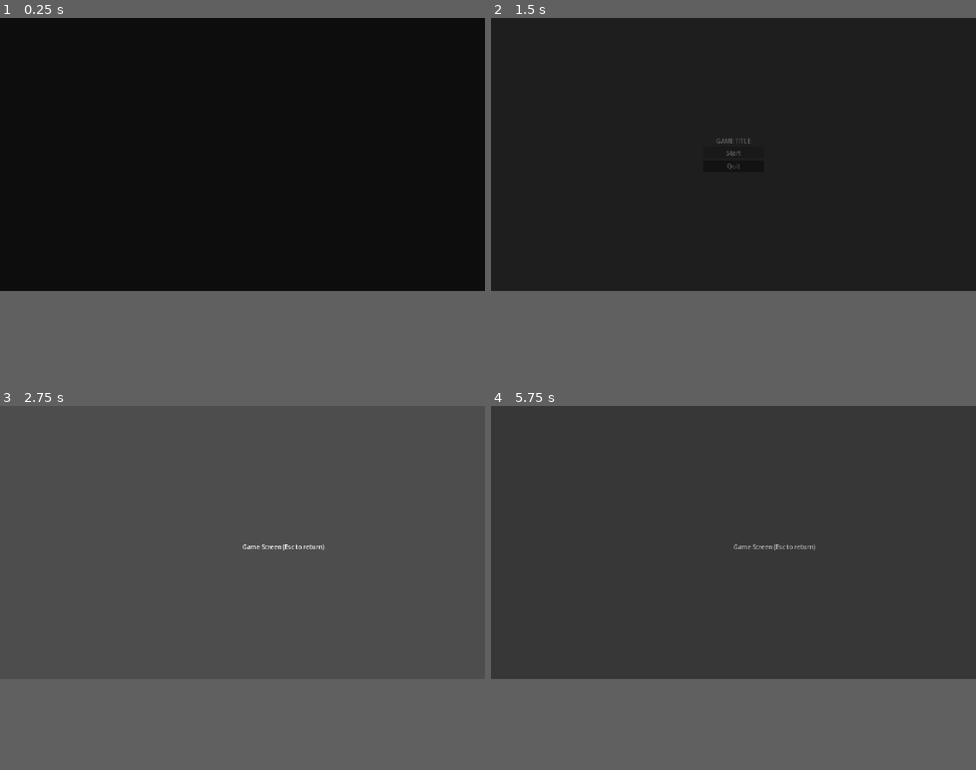
Above: before the commit, frames 1-4 (two rows, left to right).
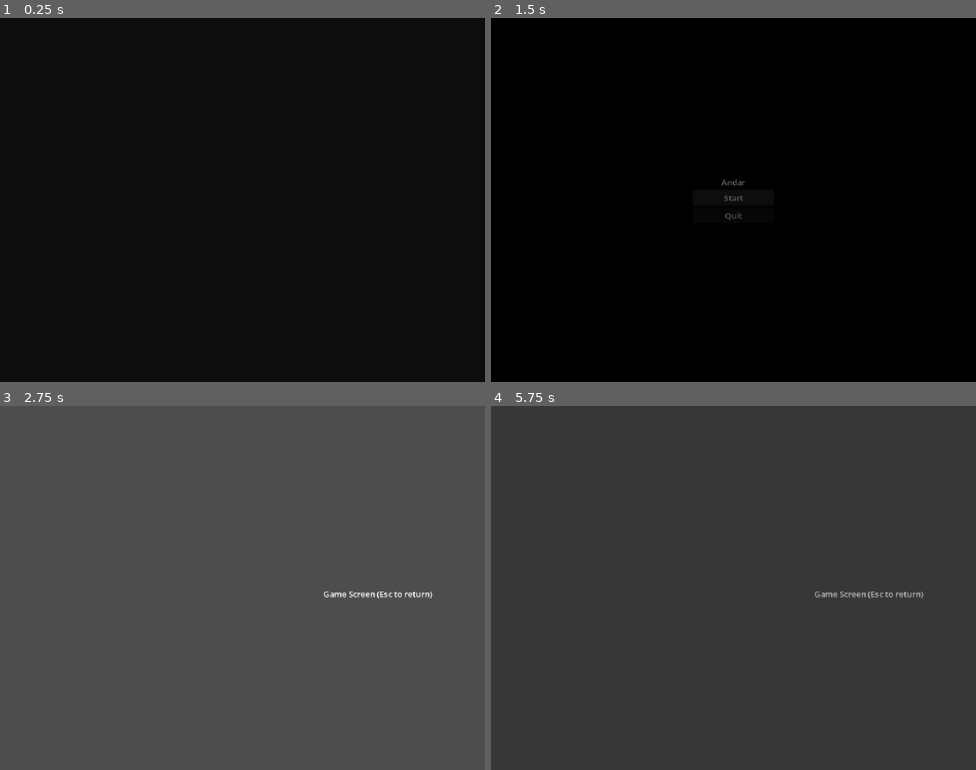
Above: after the commit, the same moments.

Repository: koichini/andar
Game: Godot game, scene res://scenes/Main.tscn
Two runs of this game, one before a commit and one after it. Both use one fixed random seed, a clock stepped at 60 frames per second and the inputs below.
Inputs:
- Up to frame 1 (0.25 s): no input
- Up to frame 2 (1.5 s): click "Start" at 0.5 s; click "Start" at 1.25 s
- Up to frame 3 (2.75 s): no input
- Up to frame 4 (5.75 s): tap Enter at 2.75, 4.25 s; tap Space at 3.5, 5 s; tap Escape (ui_cancel) at 5.65 s
In our replay, the window is 800x450 before the commit and 800x600 after it. These sizes can differ from the game's own. Grey fills any space a smaller window leaves; there, only what the larger window draws over its background counts as a difference.

The runs differ from the first frame. In frame 1, only the window size differs. In frame 2, 73% of the frame differs, in the area x 0-100%, y 0-75%; in frame 3, 0.3%; in frame 4, 0.3%.

Commit message:
fix: 初期セットアップで画面サイズや背景色の調整

Diff:
--- a/project.godot
+++ b/project.godot
@@ -17,12 +17,13 @@
 
 [autoload]
 
+Constants="*res://scripts/autoload/Constants.gd"
 SceneManager="*res://scripts/autoload/SceneManager.tscn"
 GameState="*res://scripts/autoload/GameState.gd"
 
 [display]
 
-window/size/viewport_width=1280
+window/size/viewport_width=960
 window/size/viewport_height=720
 window/stretch/mode="canvas_items"
 
--- a/scenes/Title.tscn
+++ b/scenes/Title.tscn
@@ -7,7 +7,18 @@
 anchors_preset = 15
 anchor_right = 1.0
 anchor_bottom = 1.0
+grow_horizontal = 2
+grow_vertical = 2
 script = ExtResource("1")
+
+[node name="Background" type="ColorRect" parent="." unique_id=347934456]
+layout_mode = 1
+anchors_preset = 15
+anchor_right = 1.0
+anchor_bottom = 1.0
+grow_horizontal = 2
+grow_vertical = 2
+color = Color(0, 0, 0, 1)
 
 [node name="VBoxContainer" type="VBoxContainer" parent="." unique_id=1470592243]
 layout_mode = 0
@@ -23,7 +34,7 @@
 
 [node name="Title" type="Label" parent="VBoxContainer" unique_id=1583854671]
 layout_mode = 2
-text = "GAME TITLE"
+text = "Andar"
 horizontal_alignment = 1
 
 [node name="StartButton" type="Button" parent="VBoxContainer" unique_id=702194837]
--- /dev/null
+++ b/scripts/autoload/Constants.gd
@@ -0,0 +1,14 @@
+extends Node
+
+# NOTE: SCREEN_WIDTH, SCREEN_HEIGHT を変更する場合は
+# project.godot の [display] セクション内の
+# window/size/viewport_width, window/size/viewport_height も同時に更新すること
+const SCREEN_WIDTH = 960
+const SCREEN_HEIGHT = 720
+
+# カラーパレット: Constants.COLORS.bg のようにドット記法で使用
+const COLORS = {
+	"bg": Color.BLACK,
+	"text": Color.WHITE,
+	"accent": Color.BLUE,
+}
--- a/scripts/title.gd
+++ b/scripts/title.gd
@@ -2,6 +2,7 @@
 
 
 func _ready() -> void:
+	$Background.color = Constants.COLORS.bg
 	$VBoxContainer/StartButton.pressed.connect(_on_start_pressed)
 	$VBoxContainer/QuitButton.pressed.connect(_on_quit_pressed)
 
Not shown, added: addons/audio_manager/AudioManager.gd.uid
Not shown, added: scripts/autoload/Constants.gd.uid
